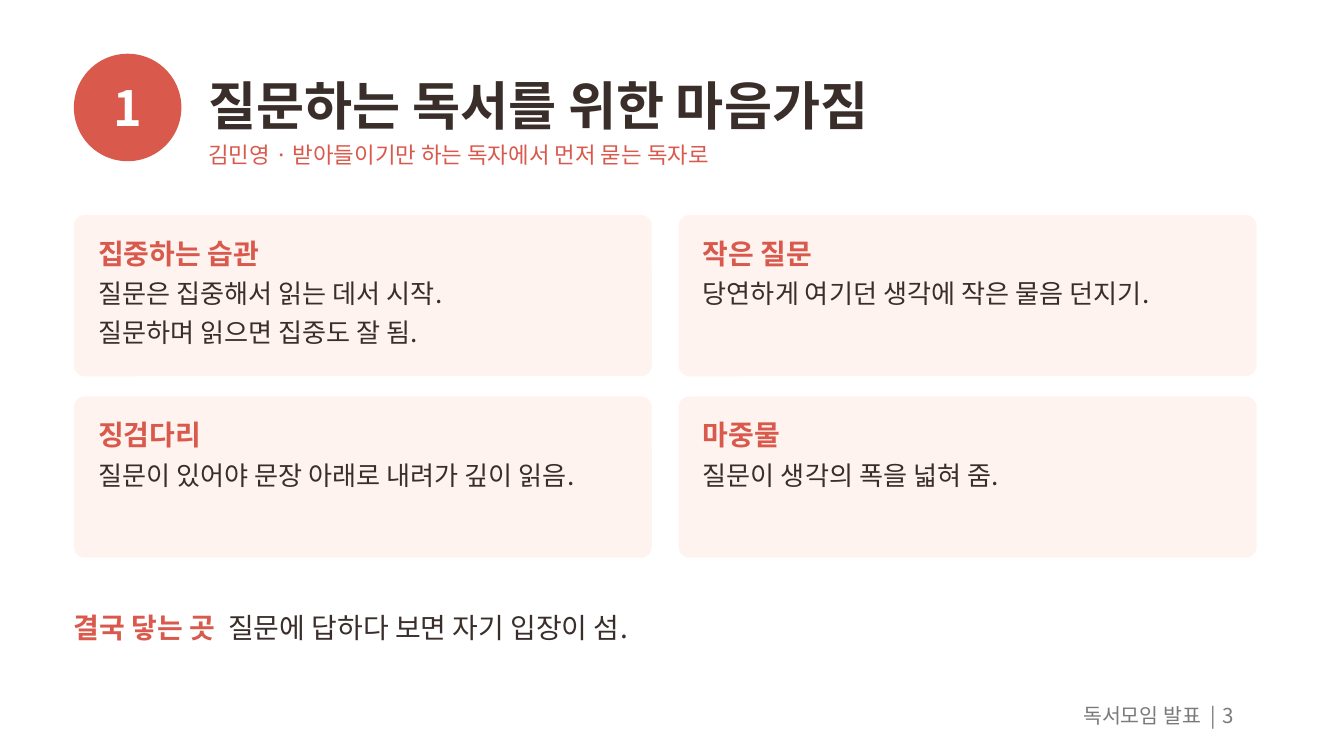
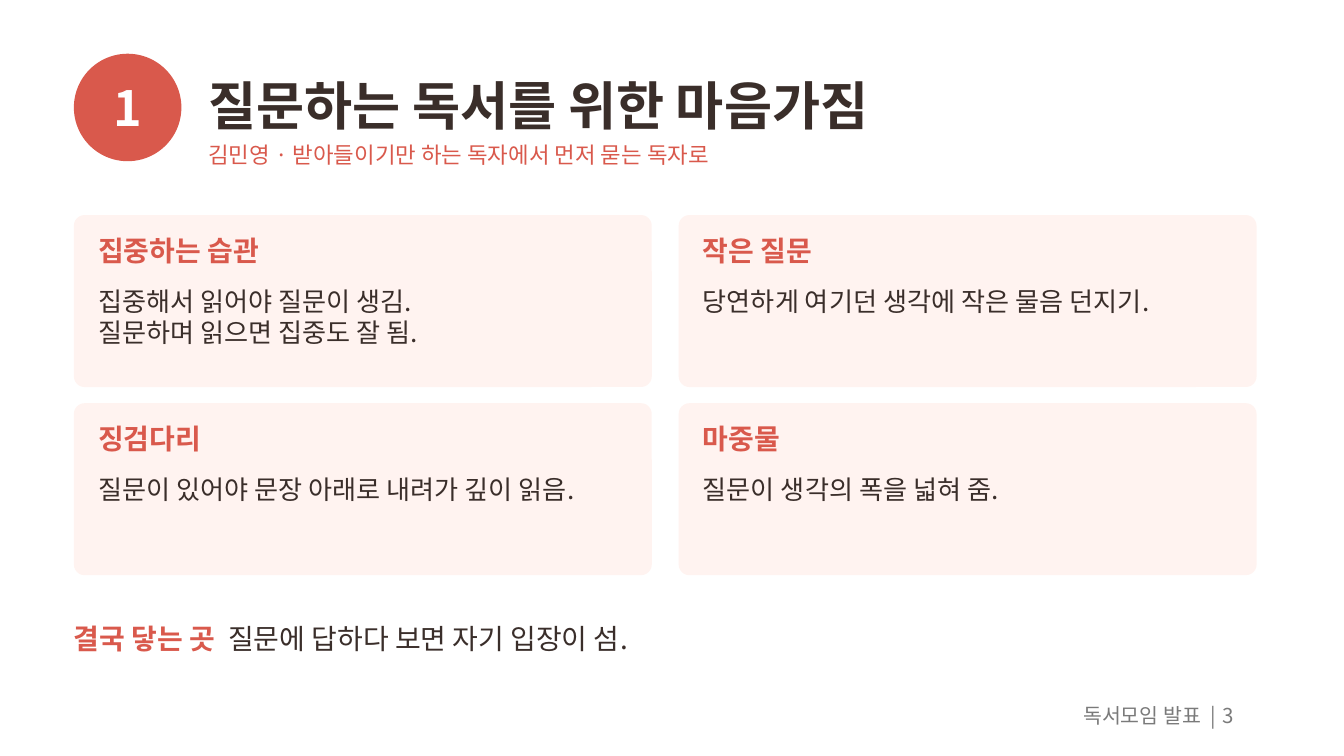
Before and after one commit to outis-books/bookclub, a slide deck: slide 3 of question-reading/question-reading.pptx. Drawn at 1344x756 pixels with LibreOffice and Linux fonts; fonts in the diff are those of the drawing. Boxes give left, top, right and bottom in pixels: in the first picture for what was removed or moved away, otherwise in the second. Text is boxed around its words. In the diff, an @@ line names an element or a change of style, - is before the commit and + after.

```diff
--- a/question-reading/question-reading.pptx
+++ b/question-reading/question-reading.pptx
@@ rounded rectangle: place and size @@
-rounded rectangle at bbox=[74, 215, 652, 376]
+rounded rectangle at bbox=[74, 215, 652, 387]
@@ text at bbox=[98, 237, 418, 344]: less space between paragraphs @@
@@ rounded rectangle: place and size @@
-rounded rectangle at bbox=[679, 215, 1257, 376]
+rounded rectangle at bbox=[679, 215, 1257, 387]
@@ text at bbox=[98, 289, 412, 313]: text changed @@
-질문은 집중해서 읽는 데서 시작.
+집중해서 읽어야 질문이 생김.
@@ rounded rectangle: place and size @@
-rounded rectangle at bbox=[74, 396, 652, 558]
+rounded rectangle at bbox=[74, 403, 652, 575]
@@ proportions changed in 4 elements at bbox=[74, 215, 652, 387], bbox=[679, 215, 1257, 387], bbox=[74, 403, 652, 575], bbox=[679, 403, 1257, 575] @@
@@ rounded rectangle: place and size @@
-rounded rectangle at bbox=[679, 396, 1257, 558]
+rounded rectangle at bbox=[679, 403, 1257, 575]
@@ less space between paragraphs in 3 elements at bbox=[703, 237, 1149, 313], bbox=[98, 425, 575, 501], bbox=[703, 425, 999, 501] @@
@@ text "결국 닿는 곳 질문에 답하다 ...": place and size @@
-text "결국 닿는 곳 질문에 답하다 ..." at bbox=[74, 614, 628, 641]
+text "결국 닿는 곳 질문에 답하다 ..." at bbox=[74, 625, 628, 652]
```
Also in this commit, not shown: 10 other slides changed, 1 slide added, 15 other files.
